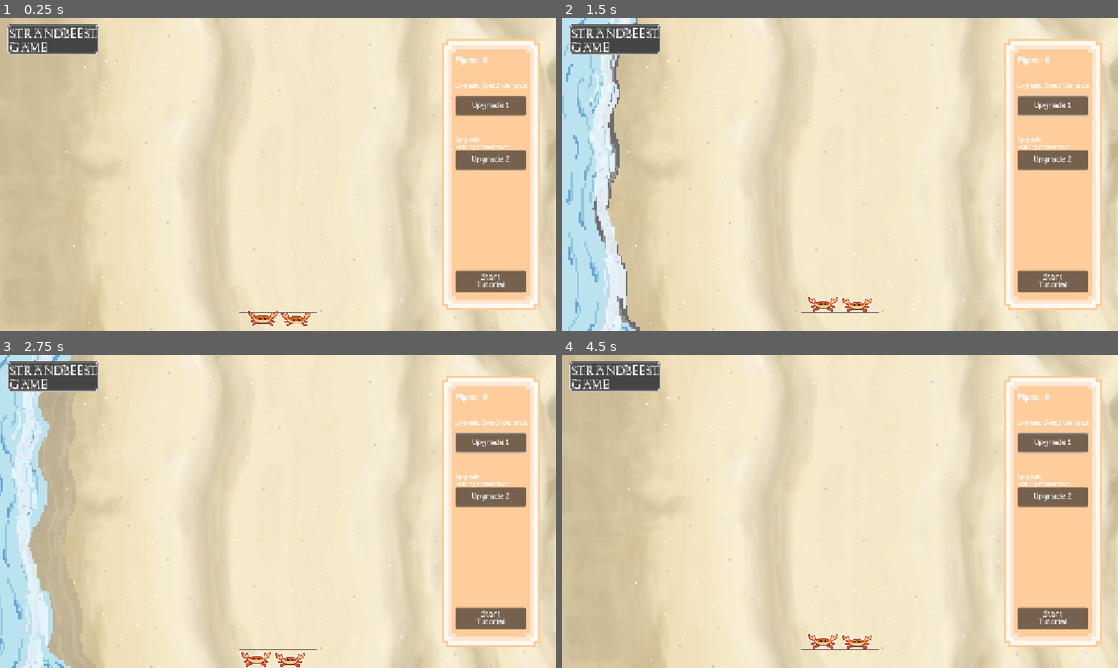
Above: before the commit, frames 1-4 (two rows, left to right).
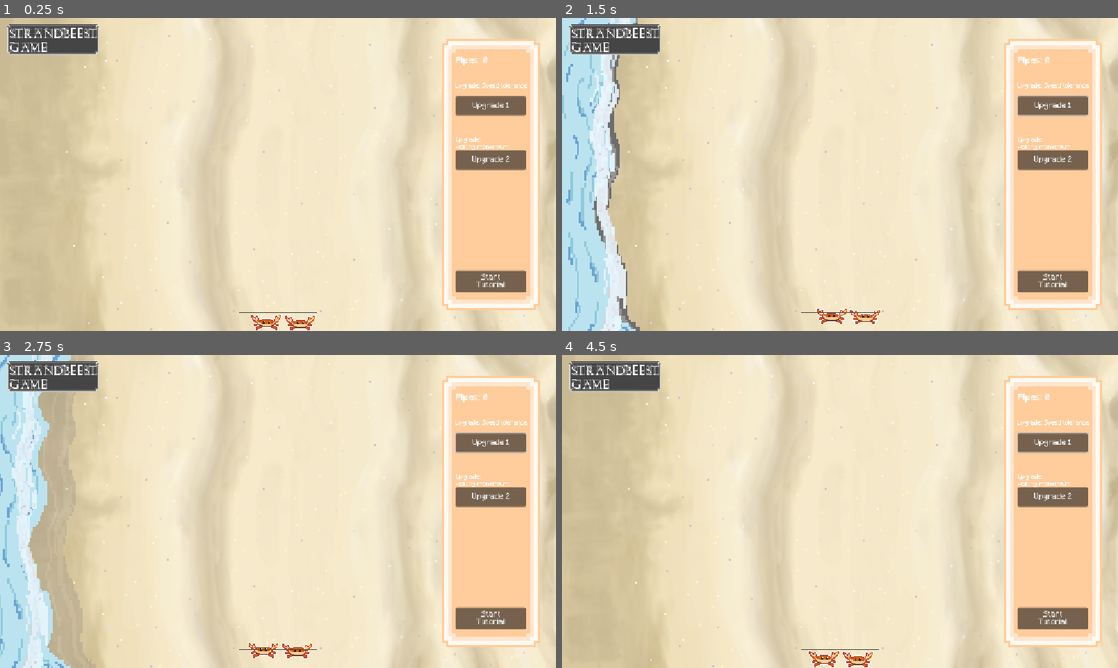
Above: after the commit, the same moments.

Repository: ArifD2286/Strandbeest-Game
Game: Godot game, scene res://Game.tscn
Two runs of this game, one before a commit and one after it. Both use one fixed random seed, a clock stepped at 60 frames per second and the inputs below.
Inputs (mouse positions are in pixels of both pictures, inside the frame that each line leads up to):
- Up to frame 1 (0.25 s): no input
- Up to frame 2 (1.5 s): click "Upgrade 1" at 0.5 s; tap Enter at 1.25 s; move the mouse to (962, 158) at 1.27 s; hold Right from 1.28 s (still down); tap Space (shooting) at 1.35 s; click (962, 158) at 1.42 s
- Up to frame 3 (2.75 s): release Right at 2 s; drag from (166, 527) to (250, 574) at 2.02 s
- Up to frame 4 (4.5 s): move the mouse to (895, 442) at 2.77 s; hold Right 2.78-3.5 s; tap Alt at 2.85 s; tap Space (shooting) at 3.05, 4.35 s; drag from (812, 574) to (673, 464) at 3.52 s; move the mouse to (1006, 558) at 4.27 s; hold Left from 4.28 s (still down)

The runs differ from the first frame. In frame 1, 0.5% of the frame differs, in the area x 44-57%, y 93-100%; in frame 2, 0.7%; in frame 3, 0.6%; in frame 4, 0.8%, in the area x 44-57%, y 88-100%.

Commit message:
Update 3.6
Changes:
- Continued working on the player's cloud animation mechanic

Diff:
--- a/strandbeest-game/Game.tscn
+++ b/strandbeest-game/Game.tscn
@@ -288,24 +288,23 @@
 Game"
 
 [node name="Player" type="CharacterBody2D" parent="." unique_id=1306487024]
+position = Vector2(576, 609)
 script = ExtResource("4_sb48q")
 
 [node name="Cloud1" type="Sprite2D" parent="Player" unique_id=1635146725]
 texture_filter = 1
-position = Vector2(576, 609)
+position = Vector2(8, 8)
 texture = ExtResource("18_wuoie")
 script = ExtResource("16_wuoie")
 
 [node name="Cloud2" type="Sprite2D" parent="Player" unique_id=246961204]
-position = Vector2(576, 609)
 script = ExtResource("17_bvhbk")
 
 [node name="Cloud3" type="Sprite2D" parent="Player" unique_id=345094051]
-position = Vector2(576, 609)
 script = ExtResource("18_cpsxm")
 
 [node name="CollisionShape2D" type="CollisionShape2D" parent="Player" unique_id=969435956]
-position = Vector2(0, 40)
+position = Vector2(-576, -569)
 shape = SubResource("RectangleShape2D_gta21")
 
 [node name="Line" type="ColorRect" parent="." unique_id=225182711]
--- a/strandbeest-game/cloud_1.gd
+++ b/strandbeest-game/cloud_1.gd
@@ -1,30 +1,38 @@
 extends Sprite2D
 
 # Notes:
-# Similar mechanics to the waves, each layer would have its own movement script so that it has the "fluffy" effect,
-# this adds realism instead of just 1 static cloud design.
-# But it would also have similar mechanicsto the wave_back.gd, the [_state].
+# We can use states again to have variation of animation for different scenarios.
 
+# pull_fraction in player.gd is a var with a smooth change from 0 to 1,
+# we can use this for the shift of position of the cloud.
+# Say that 0 is when the cloud sits at its resting pos and 1 is where the cloud sits at its target spot.
+
+# For the movement of the clouds, we can use a [.lerp()] (lerp is short for linear interpolation).
+# It is an operation for Vector2 for blending in between two points using a "0 to 1".
+
+# Vector2.ZERO is the target point for cloud1/2/3.gd to go to from their own initial position
+# as [position] are local coordinates for the Player (CharacterBody2D) node.
+
+@export var charge_target: Vector2 = Vector2.ZERO
 @onready var player = get_parent()
 
 @export var radius: float = 10.0
-@export var charging_radius: float = 2.0
 @export var burst_radius: float = 20.0
 
-# The variables below doesn't make the duration for the animation state, it is only for the speed of the circle movement / how long
-# it takes for 1 whole loop.
-# For the duration of burst state (since its the only independent animation, whereas idle and charging relies on the player),
+# The variables below doesn't make the duration for the animation state,
+# it is only for the speed of the circle movement / how long it takes for 1 whole loop.
+
+# For the duration of burst state (since its the only independent animation,
+# whereas idle and charging relies on the player),
 # it is declared in player.gd
+
 @export var cycle_seconds: float = 5.0
-@export var charging_seconds: float = 1.0
 @export var burst_seconds: float = 3.0
-
 @export var phase_offset: float = 0.0
 
 var _rest_position: Vector2
 var _omega: float
 var _t: float
-
 
 func _ready() -> void:
 	_t = phase_offset
@@ -38,19 +46,12 @@
 		"Idle":
 			_t += delta
 			_omega = TAU / cycle_seconds
-			# Since [_rest_position] is a vector, we want to only take the x or y value in the equation,
-			# so we can add either [.x] or [.y] behind the [_rest_position].
-			# This works similarly to [position.x] or [position.y] where the .x or .y would state which part of the coordinate we want.
 			position.x = _rest_position.x + radius * sin(_omega * _t)
 			position.y = _rest_position.y + radius * cos(_omega * _t)
-
 		"Charging":
 			_t += delta
-			_omega = TAU / charging_seconds
-			position.x = _rest_position.x + charging_radius * sin(_omega * _t)
-			position.y = _rest_position.y + charging_radius * cos(_omega * _t)
+			position = _rest_position.lerp(charge_target, player.pull_fraction)
 		"Burst":
 			_t += delta
-			_omega = TAU / burst_seconds
 			position.x = _rest_position.x + burst_radius * sin(_omega * _t)
 			position.y = _rest_position.y + burst_radius * cos(_omega * _t)
--- a/strandbeest-game/player.gd
+++ b/strandbeest-game/player.gd
@@ -1,13 +1,13 @@
 extends CharacterBody2D
 
-
-@export var charge_duration: float = 2.0
+@onready var tutorial = get_node("/root/Node2D/UI/Tutorial")
+@export var charge_duration: float = 0.5
 
 var pull_fraction: float = 0.0
 var _charge_t: float = 0.0
 var _state: String = "Idle"
 var _t: float = 0.0
-var reset_time: float = 2.0
+var reset_time: float = 0.0
 
 
 func _process(delta: float) -> void:
@@ -15,14 +15,20 @@
 	velocity.x = 0
 
 # If the player presses onto their space button, the state would go into the charging state
-	if _state == "Idle" and Input.is_action_just_pressed("shooting"):
+	if _state == "Idle" and Input.is_action_just_pressed("shooting") and not tutorial.tutorial_playing == true:
 		_state = "Charging"
 		_charge_t = 0.0
 
-# If they release their space button, it goes into the shooting state.
+# If they release their space button, it goes into the bursting/shooting wind state.
 # This state will be referred by cloud_1/2/3.gd for their animation/behaviour
-	elif _state == "Charging" and Input.is_action_just_released("shooting"):
+	elif _state == "Charging" and Input.is_action_just_released("shooting") and not tutorial.tutorial_playing == true:
 		_state = "Burst"
+		_t = 0.0
+
+# We also want to put a condition where the player presses DURING the "Burst" state
+	elif _state == "Burst" and Input.is_action_just_pressed("shooting") and not tutorial.tutorial_playing == true:
+		_state = "Charging"
+		_charge_t = 0.0
 
 	if _state == "Charging":
 		_charge_t += delta
